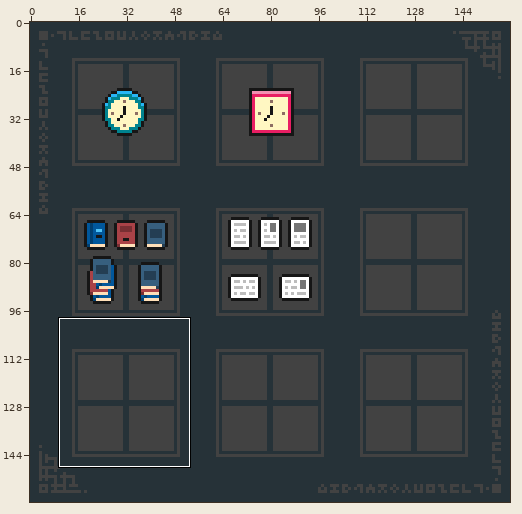
Two versions of one pixel-art file, works/object/object_0001.aseprite. The first picture is a wide view before the edit; the outline marks the close-up.
Close-up. Before the commit:
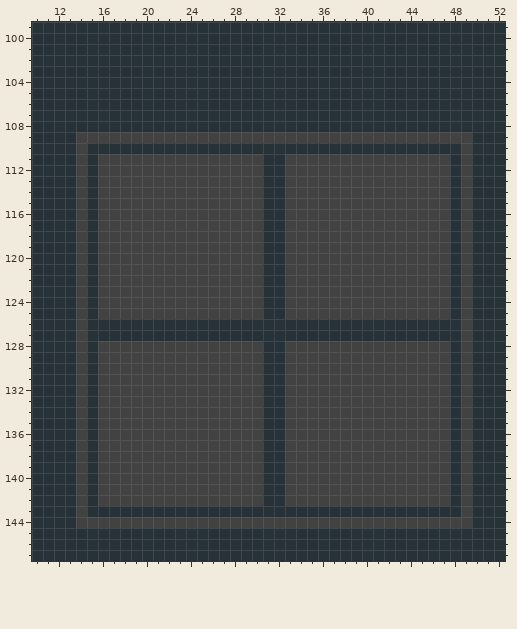
160x160 pixels, 1 frame. Shown: x 10..52, y 99..147.
Now the later version:
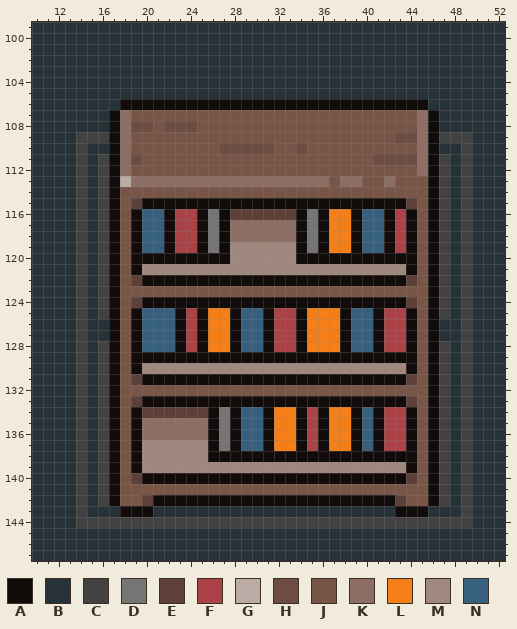
Palette (. is transparent): A #110b0a  B #263238  C #424242  D #757575  E #5d4037  F #aa4247  G #bcaaa4  H #6d4c41  J #795548  K #8d6e63  L #f57f17  M #a1887f  N #375f7e
Changes in this commit:
Changed rows in their new state; - is an unchanged pixel.
Layer "body":
first column x 17:
106 -AAAAAAAAAAAAAAAAAAAAAAAAAAAA-
107 AKJJJJJJJJJJJJJJJJJJJJJJJJJJKA
108 AKHHJHHHJJJJJJJJJJJJJJJJJJJJKA
109 AKJJJJJJJJJJJJJJJJJJJJJJJJHHKA
110 AKJJJJJJJJHHHHHJJHJJJJJJJJJJKA
111 AKHJJJJJJJJJJJJJJJJJJJJJHHHHKA
112 AKJJJJJJJJJJJJJJJJJJJJJJJJJJKA
113 AGKKKKKKKKKKKKKKKKKKJKKJJKJJJA
114 AJJJJJJJJJJJJJJJJJJJJJJJJJJJJA
115 AJEAAAAAAAAAAAAAAAAAAAAAAAAEJA
116 AJANNAFFADAEEEEEEADALLANNAFAJA
117 AJANNAFFADAKKKKKKADALLANNAFAJA
118 AJANNAFFADAKKKKKKADALLANNAFAJA
119 AJANNAFFADAMMMMMMADALLANNAFAJA
120 AJAAAAAAAAAMMMMMMAAAAAAAAAAAJA
121 AJAMMMMMMMMMMMMMMMMMMMMMMMMAJA
122 AJEAAAAAAAAAAAAAAAAAAAAAAAAEJA
123 AJJJJJJJJJJJJJJJJJJJJJJJJJJJJA
124 AJEAAAAAAAAAAAAAAAAAAAAAAAAEJA
125 AJANNNAFALLANNAFFALLLANNAFFAJA
126 AJANNNAFALLANNAFFALLLANNAFFAJA
127 AJANNNAFALLANNAFFALLLANNAFFAJA
128 AJANNNAFALLANNAFFALLLANNAFFAJA
129 AJAAAAAAAAAAAAAAAAAAAAAAAAAAJA
130 AJAMMMMMMMMMMMMMMMMMMMMMMMMAJA
131 AJEAAAAAAAAAAAAAAAAAAAAAAAAEJA
132 AJJJJJJJJJJJJJJJJJJJJJJJJJJJJA
133 AJEAAAAAAAAAAAAAAAAAAAAAAAAEJA
134 AJAEEEEEEADANNALLAFALLANAFFAJA
135 AJAKKKKKKADANNALLAFALLANAFFAJA
136 AJAKKKKKKADANNALLAFALLANAFFAJA
137 AJAMMMMMMADANNALLAFALLANAFFAJA
138 AJAMMMMMMAAAAAAAAAAAAAAAAAAAJA
139 AJAMMMMMMMMMMMMMMMMMMMMMMMMAJA
140 AJEAAAAAAAAAAAAAAAAAAAAAAAAEJA
141 AJJJJJJJJJJJJJJJJJJJJJJJJJJJJA
142 AJJEAAAAAAAAAAAAAAAAAAAAAAEJJA
143 -AAA----------------------AAA-
